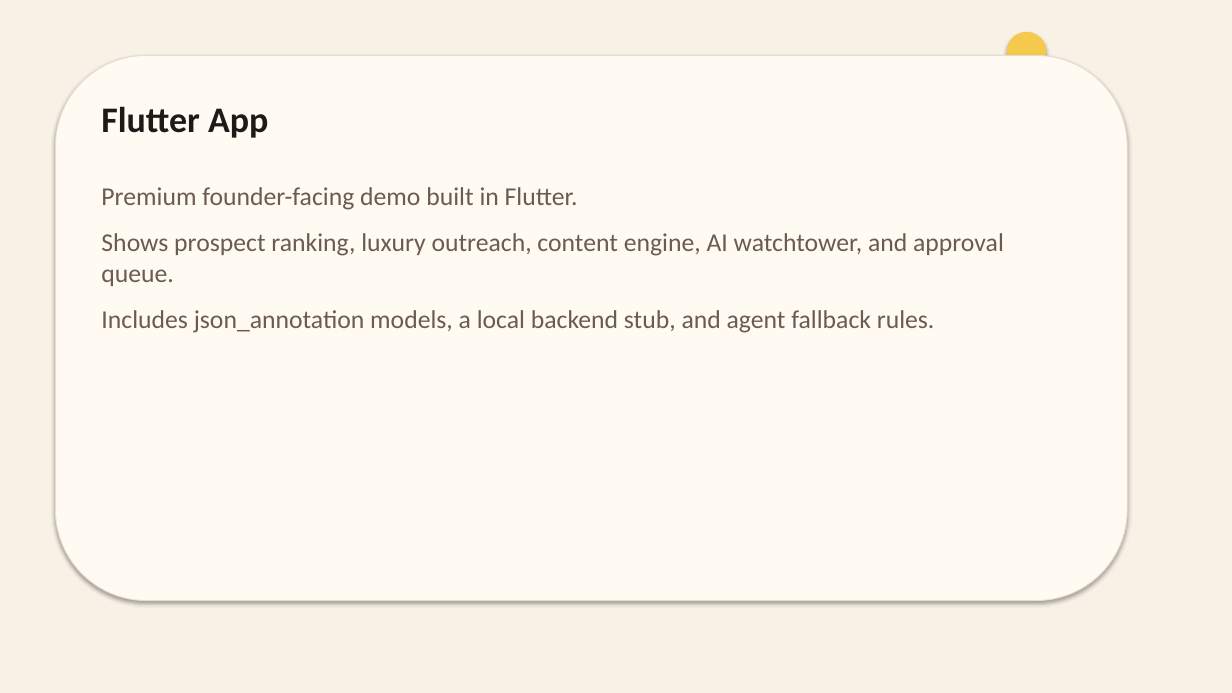
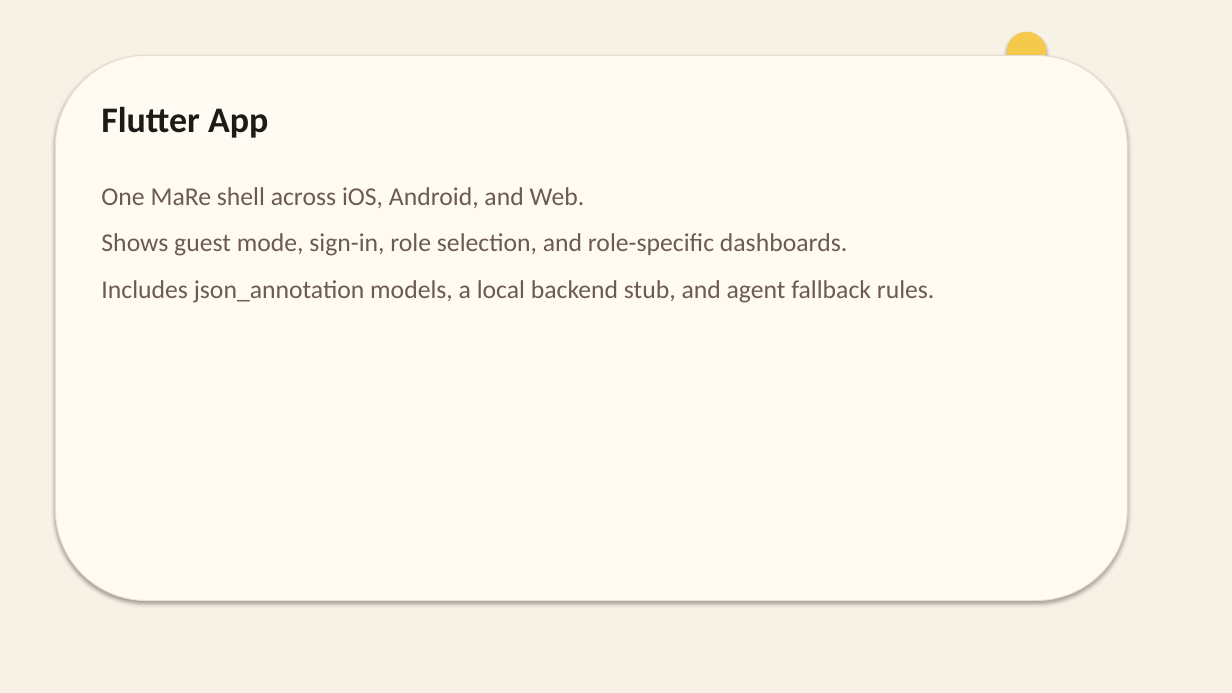
Before and after one commit to ba-00001/miamiaihackathon-team, a slide deck: slide 5 of docs/MaRe_Luxury_Growth_Engine.pptx. Drawn at 1232x693 pixels with LibreOffice and Linux fonts; fonts in the diff are those of the drawing. Boxes give left, top, right and bottom in pixels: in the first picture for what was removed or moved away, otherwise in the second. Text is boxed around its words. In the diff, an @@ line names an element or a change of style, - is before the commit and + after.

```diff
--- a/docs/MaRe_Luxury_Growth_Engine.pptx
+++ b/docs/MaRe_Luxury_Growth_Engine.pptx
@@ text at (101, 187, 847, 256): text changed @@
-Premium founder-facing demo built in Flutter.
-Shows prospect ranking, luxury outreach, content engine, AI watchtower, and approval queue.
+One MaRe shell across iOS, Android, and Web.
+Shows guest mode, sign-in, role selection, and role-specific dashboards.
```
Also in this commit, not shown: 1 other slide changed, 1 slide added, 1 slide removed, 32 other files.
